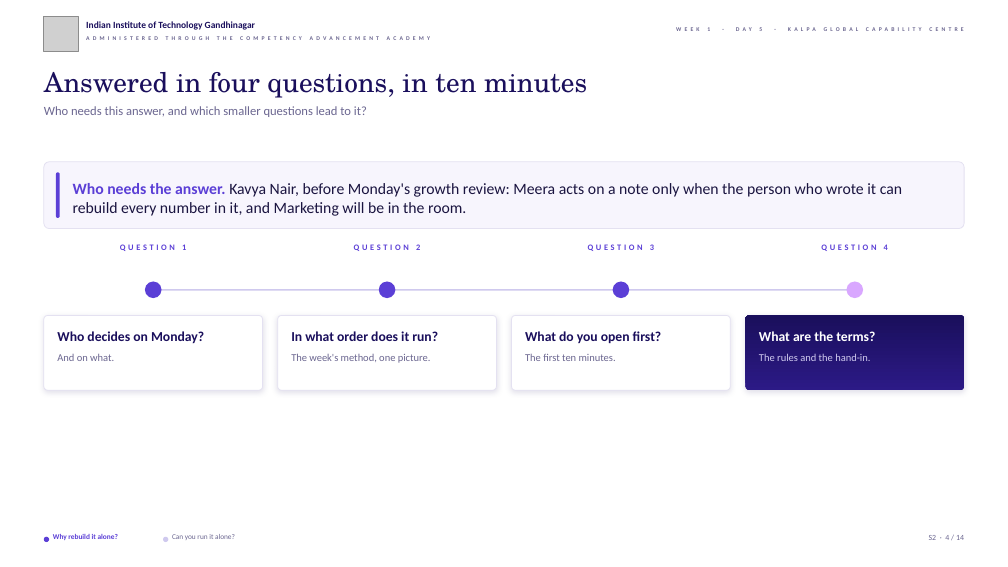
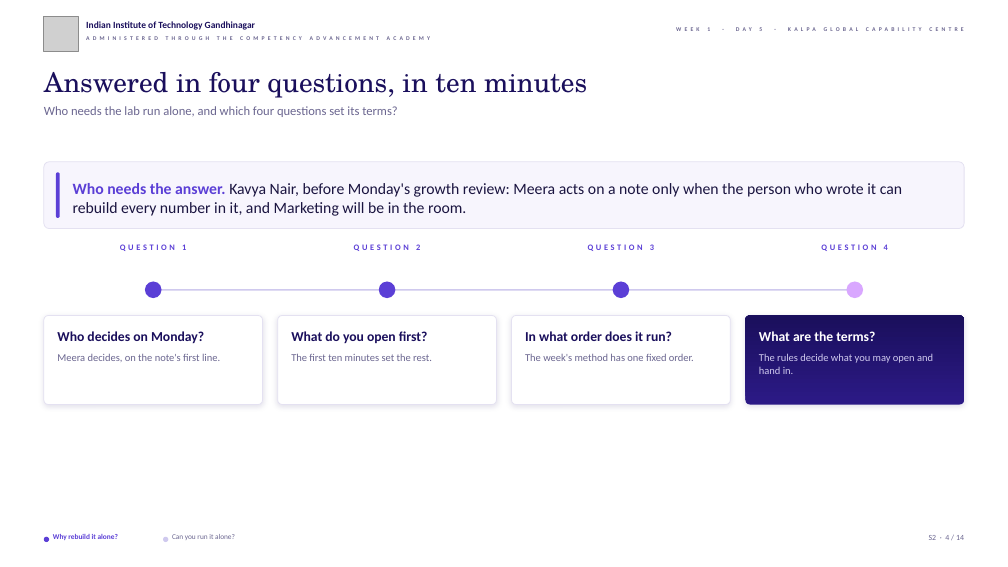
Before and after one commit to fde-academy-lab/c2-content-factory, a slide deck: slide 4 of content/W01/D5/slides/C2_W01_D05_lab_STUDENT.pptx. Drawn at 1008x567 pixels with LibreOffice and Linux fonts; fonts in the diff are those of the drawing; grey boxes stand for pictures; background and template pictures are left out. Boxes give left, top, right and bottom in pixels: in the first picture for what was removed or moved away, otherwise in the second. Text is boxed around its words. In the diff, an @@ line names an element or a change of style, - is before the commit and + after.

```diff
--- a/content/W01/D5/slides/C2_W01_D05_lab_STUDENT.pptx
+++ b/content/W01/D5/slides/C2_W01_D05_lab_STUDENT.pptx
@@ text at (44,106,398,117): text changed @@
-Who needs this answer, and which smaller questions lead to it?
+Who needs the lab run alone, and which four questions set its terms?
@@ rounded rectangle: place and size @@
-rounded rectangle at (44,315,262,390)
+rounded rectangle at (44,315,262,405)
@@ rounded rectangle: place and size @@
-rounded rectangle at (278,315,496,390)
+rounded rectangle at (278,315,496,405)
@@ rounded rectangle: place and size @@
-rounded rectangle at (512,315,730,390)
+rounded rectangle at (512,315,730,405)
@@ rounded rectangle: place and size @@
-rounded rectangle at (746,315,964,390)
+rounded rectangle at (746,315,964,405)
@@ text at (57,354,220,362): text changed @@
-And on what.
+Meera decides, on the note's first line.
@@ text at (291,331,428,343): text changed @@
-In what order does it run?
+What do you open first?
@@ text at (291,353,432,361): text changed @@
-The week's method, one picture.
+The first ten minutes set the rest.
@@ text at (525,331,672,341): text changed @@
-What do you open first?
+In what order does it run?
@@ text at (525,353,694,361): text changed @@
-The first ten minutes.
+The week's method has one fixed order.
@@ text at (759,353,933,374): text changed @@
-The rules and the hand-in.
+The rules decide what you may open and hand in.
```
Also in this commit, not shown: 8 other slides changed, 17 other files.
